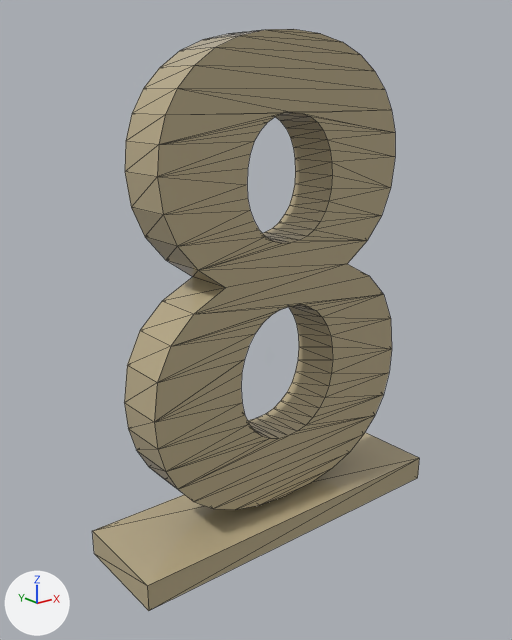
An edit to the glTF model Models/Numbers/num_8.glb, drawn before and after from the same camera.
Before and after are seen from a 50 mm camera at (-1.66, -1.97, 1.64) aimed at (-0.06, 0.02, 0.84). Lighting does not change. The marker at lower left points along +X, +Y and +Z. Mesh edges are drawn as thin lines. Vertices at the same position are counted once.

The first picture shows 'num_8'.
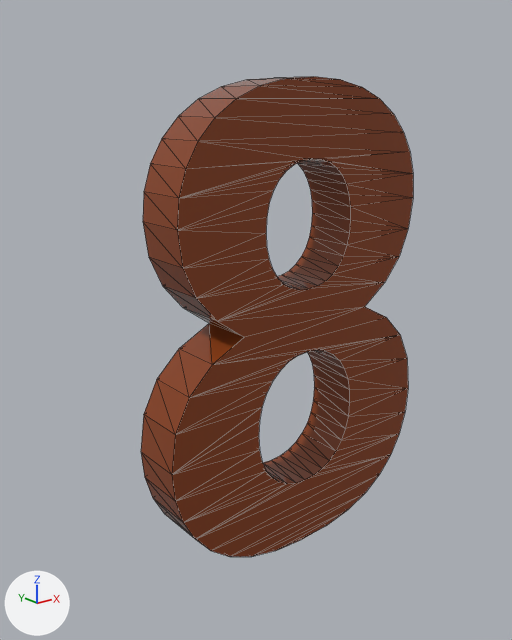
Boxes [x1, y1, x2, y2] around the edits, measured in the pictures (512 x 640 px; the box of a moved part takes in the faces that stretch with it):
'num_8', recoloured, reshaped (17% narrower, 17% shorter): before [92, 29, 419, 611]; after [141, 77, 413, 557]
part 1 of me_000_004, moved or reshaped: before [124, 29, 395, 510]; after [141, 77, 413, 557]
part 2 of me_000_004, deleted (brown): before [92, 432, 419, 611]

The change in detail:
Material 'numbers_mat' (mat_numbers_mat) changes colour from beige #baac89 to brown #893f19; in linear values from (0.49, 0.41, 0.25) to (0.249, 0.0496, 0.00958).
me_000_004 has 232 vertices, 464 faces and spans x -0.7..0.7, y -0.2..0.2, z 0.0..1.86.
me_000_004 is used by ob_num_8; location (0.0, 0.0, 0.0).
me_000_004 part 1: the loose piece of 224 vertices spanning x -0.59..0.59, y -0.1..0.1, z 0.13..1.86 is moved by (0.0, -0.1, -0.15).
me_000_004 part 2: the loose piece of 8 vertices spanning x -0.7..0.7, y -0.2..0.2, z 0.0..0.1 is deleted.
